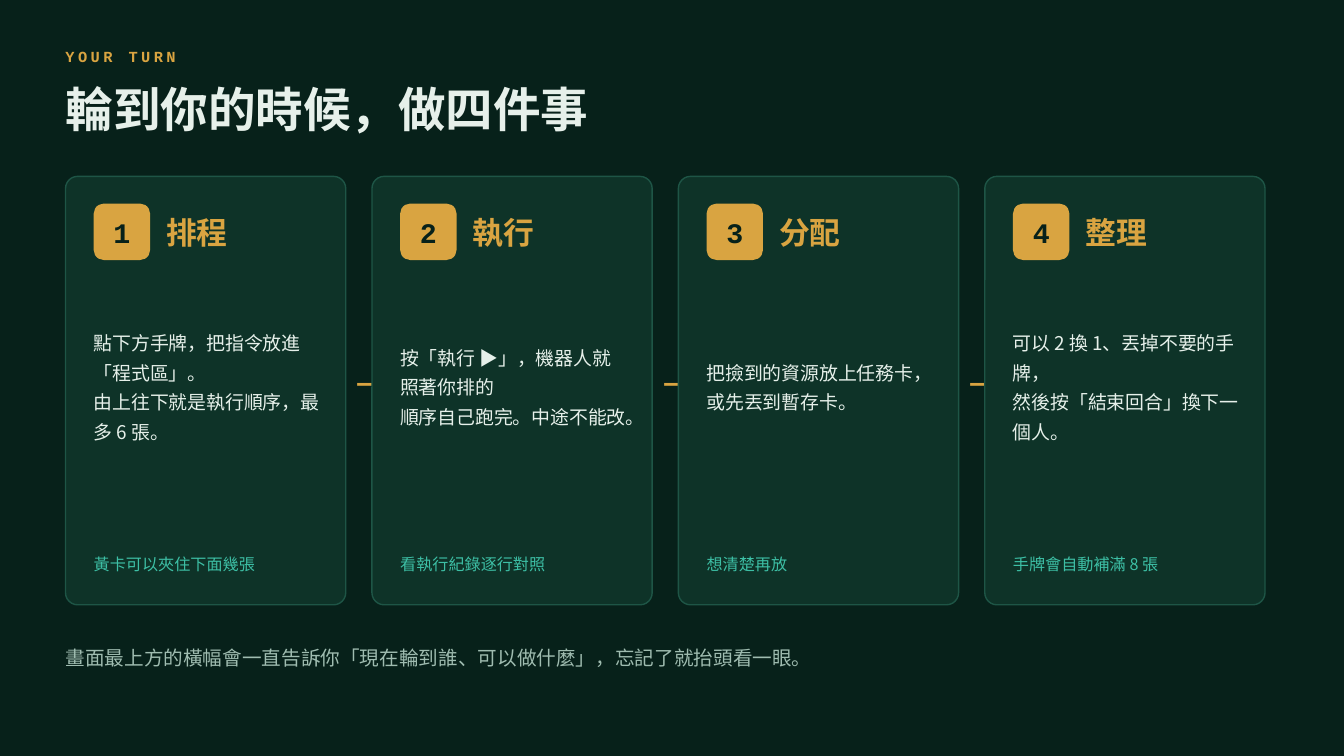
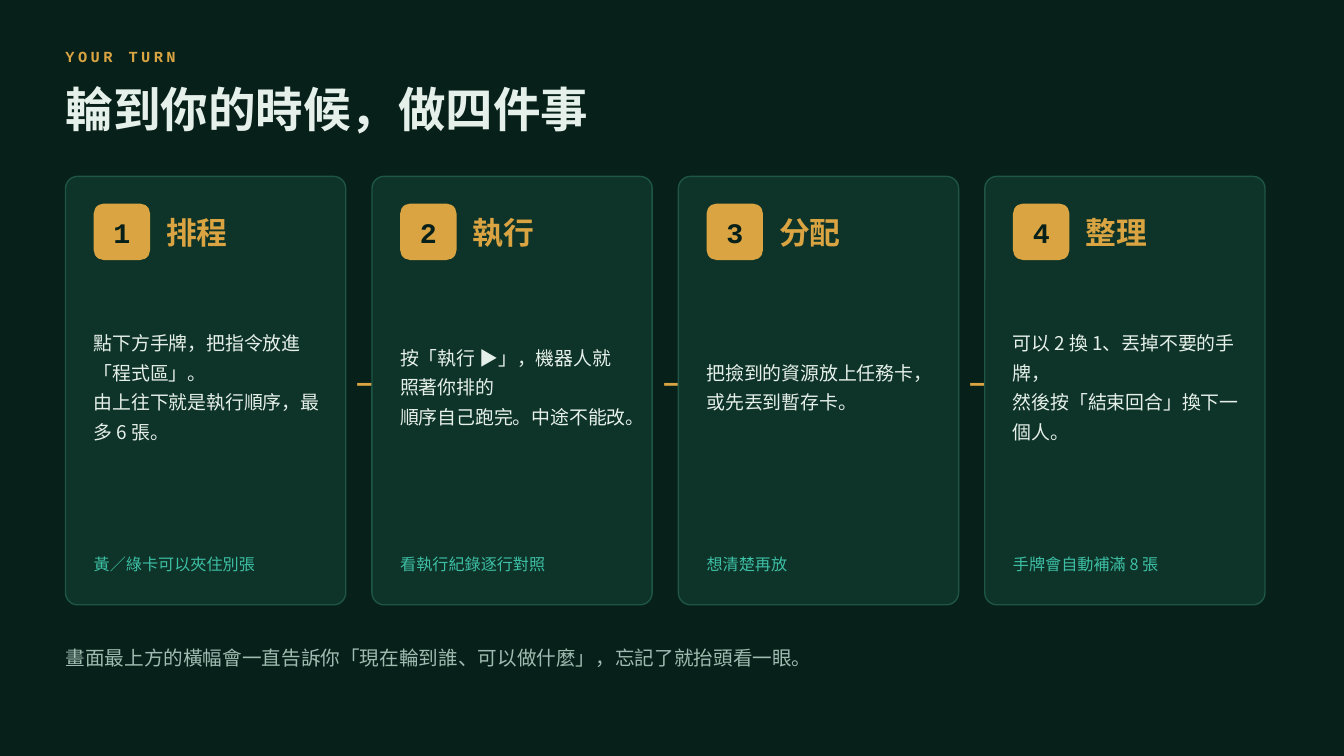
Before and after one commit to jack1214w/robot-city, a slide deck: slide 4 of 機器人蓋城市-遊戲規則.pptx. Drawn at 1344x756 pixels with LibreOffice and Linux fonts; fonts in the diff are those of the drawing. Boxes give left, top, right and bottom in pixels: in the first picture for what was removed or moved away, otherwise in the second. Text is boxed around its words. In the diff, an @@ line names an element or a change of style, - is before the commit and + after.

```diff
--- a/機器人蓋城市-遊戲規則.pptx
+++ b/機器人蓋城市-遊戲規則.pptx
@@ text at box(94, 556, 255, 572): text changed @@
-黃卡可以夾住下面幾張
+黃／綠卡可以夾住別張
```
Also in this commit, not shown: 5 other slides changed, 2 other files.
